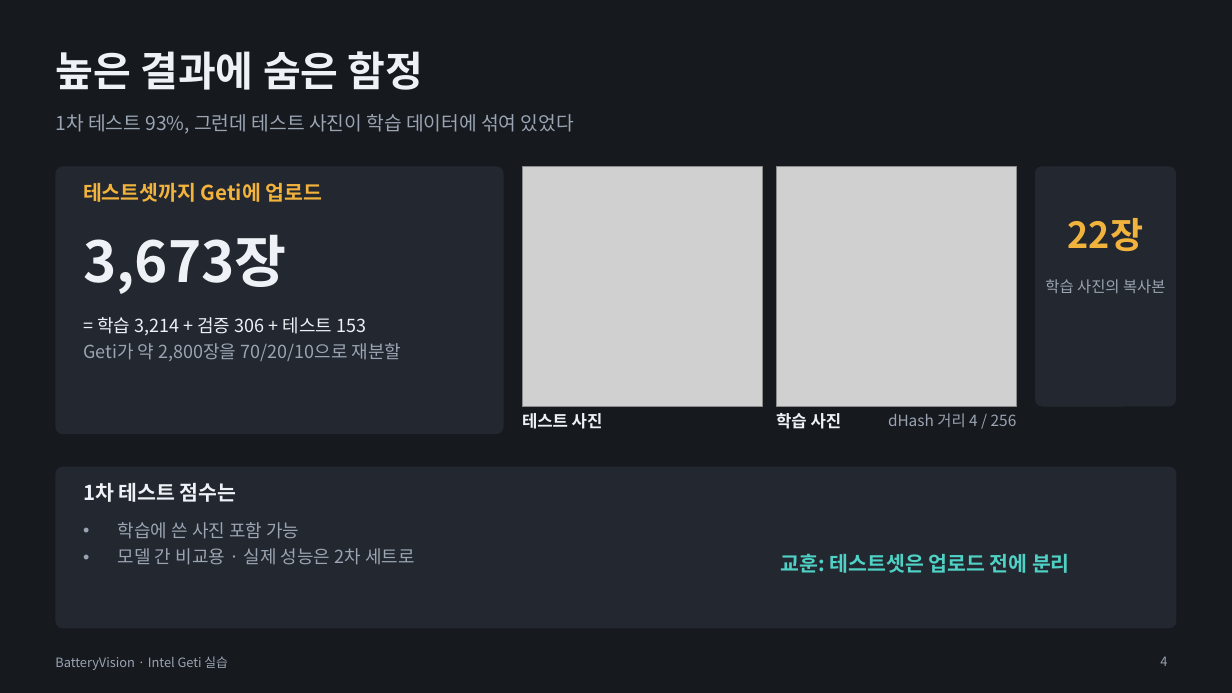
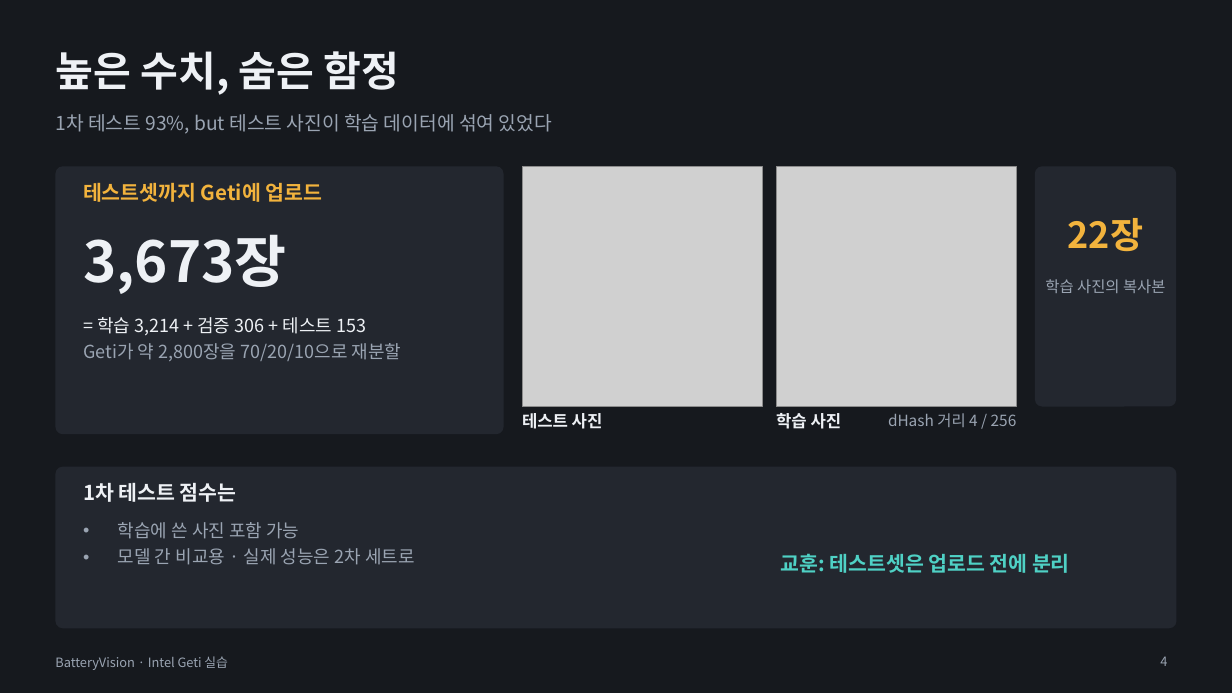
Before and after one commit to se4nchoi/batteryvision, a slide deck: slide 4 of docs/submission/BatteryVision_발표.pptx. Drawn at 1232x693 pixels with LibreOffice and Linux fonts; fonts in the diff are those of the drawing; grey boxes stand for pictures. Boxes give left, top, right and bottom in pixels: in the first picture for what was removed or moved away, otherwise in the second. Text is boxed around its words. In the diff, an @@ line names an element or a change of style, - is before the commit and + after.

```diff
--- a/docs/submission/BatteryVision_발표.pptx
+++ b/docs/submission/BatteryVision_발표.pptx
@@ title at (55, 51, 400, 95): text changed @@
-높은 결과에 숨은 함정
+높은 수치, 숨은 함정
@@ text at (55, 114, 552, 134): text changed @@
-1차 테스트 93%, 그런데 테스트 사진이 학습 데이터에 섞여 있었다
+1차 테스트 93%, but 테스트 사진이 학습 데이터에 섞여 있었다
```
Also in this commit, not shown: 4 other slides changed, 1 slide added, 3 other files.
